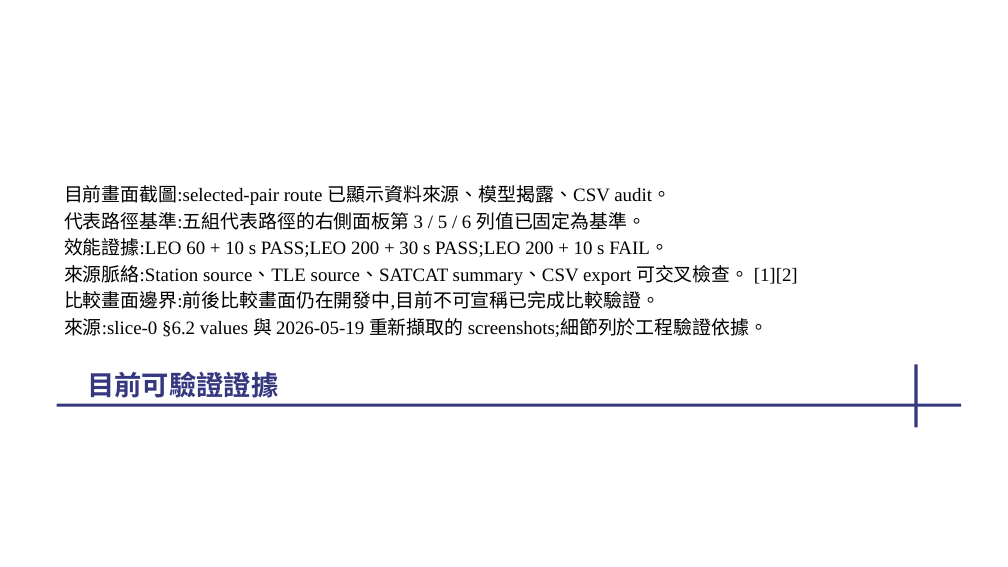
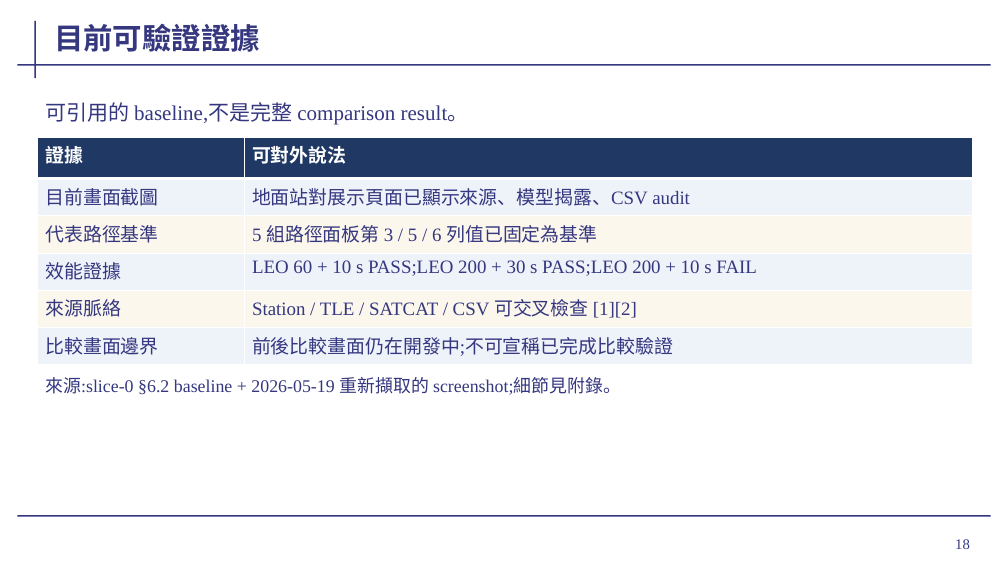
Before and after one commit to cedarwud/scenario-globe-viewer, a slide deck: slide 18 of docs/presentation/wave2-progress-2026-05-19.pptx. Drawn at 1008x567 pixels with LibreOffice and Linux fonts; fonts in the diff are those of the drawing; background and template pictures are left out. Boxes give left, top, right and bottom in pixels: in the first picture for what was removed or moved away, otherwise in the second. Text is boxed around its words. In the diff, an @@ line names an element or a change of style, - is before the commit and + after.

```diff
--- a/docs/presentation/wave2-progress-2026-05-19.pptx
+++ b/docs/presentation/wave2-progress-2026-05-19.pptx
@@ line added from (36, 21) to (36, 78), #35377F 1.5 pt @@
@@ title "目前可驗證證據" moved from (x1=87, y1=371, x2=278, y2=398) to (x1=54, y1=24, x2=260, y2=52) @@
@@ title "目前可驗證證據" at (x1=54, y1=24, x2=260, y2=52): size 26 to 28 pt; vertical alignment top to bottom @@
@@ line added from (17, 65) to (991, 65), #35377F 1.5 pt @@
@@ text added at (x1=45, y1=102, x2=469, y2=125), 20 pt, text #35377F @@
+可引用的 baseline,不是完整 comparison result。
@@ table added at (x1=38, y1=138, x2=972, y2=365), 6 rows, 2 columns @@
+證據 | 可對外說法
+目前畫面截圖 | 地面站對展示頁面已顯示來源、模型揭露、CSV audit
+代表路徑基準 | 5 組路徑面板第 3 / 5 / 6 列值已固定為基準
+效能證據 | LEO 60 + 10 s PASS;LEO 200 + 30 s PASS;LEO 200 + 10 s FAIL
+來源脈絡 | Station / TLE / SATCAT / CSV 可交叉檢查 [1][2]
+比較畫面邊界 | 前後比較畫面仍在開發中;不可宣稱已完成比較驗證
@@ text removed at (x1=64, y1=185, x2=798, y2=337) @@
-目前畫面截圖:selected-pair route 已顯示資料來源、模型揭露、CSV audit。
-代表路徑基準:五組代表路徑的右側面板第 3 / 5 / 6 列值已固定為基準。
-效能證據:LEO 60 + 10 s PASS;LEO 200 + 30 s PASS;LEO 200 + 10 s FAIL。
-來源脈絡:Station source、TLE source、SATCAT summary、CSV export 可交叉檢查。 [1][2]
-比較畫面邊界:前後比較畫面仍在開發中,目前不可宣稱已完成比較驗證。
-來源:slice-0 §6.2 values 與 2026-05-19 重新擷取的 screenshots;細節列於工程驗證依據。
@@ text added at (x1=45, y1=377, x2=621, y2=395), 17 pt, text #35377F @@
+來源:slice-0 §6.2 baseline + 2026-05-19 重新擷取的 screenshot;細節見附錄。
@@ line removed from (917, 364) to (917, 427) @@
@@ line removed from (57, 405) to (962, 405) @@
@@ line added from (17, 516) to (991, 516), #35377F 1.5 pt @@
@@ page number added at (x1=955, y1=539, x2=970, y2=549), 14 pt, text #35377F @@
+18
```
Also in this commit, not shown: 21 other slides changed, 1 slide added, 1 slide removed, 2 other files.
